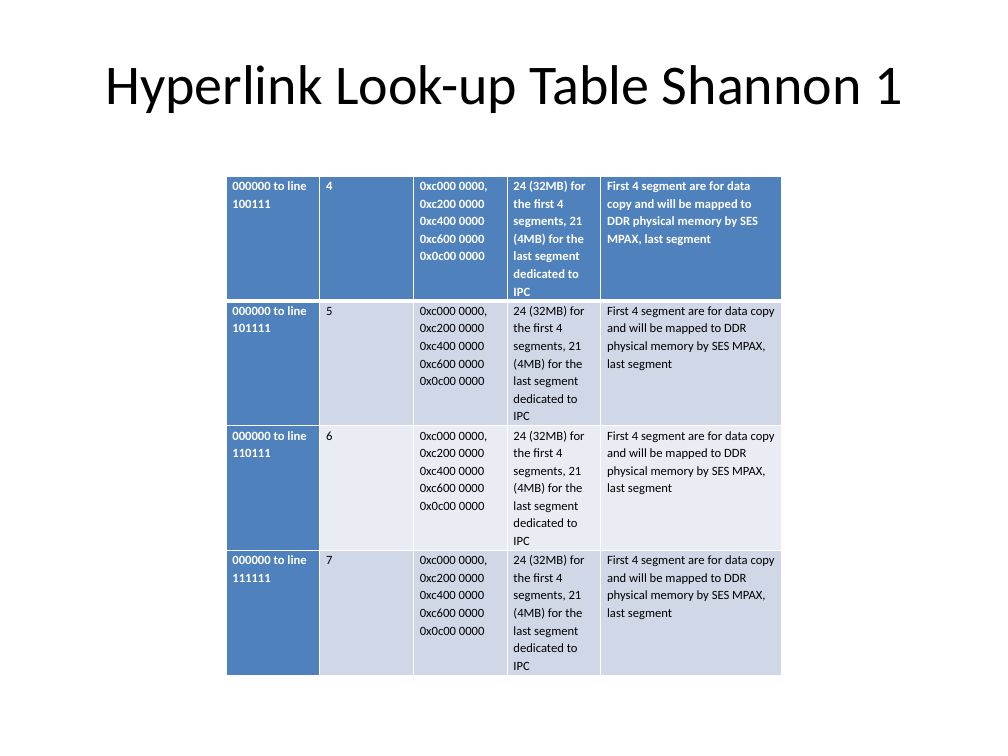
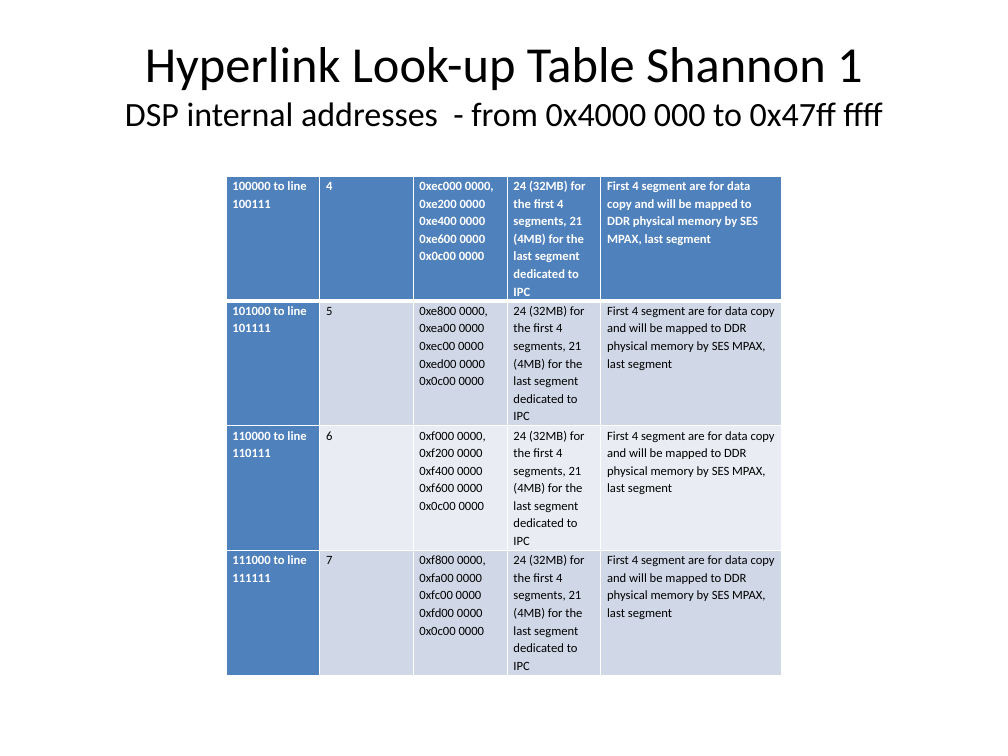
Before and after one commit to hari1989/keystone-workshop, a slide deck: slide 35 of preliminary/Working/presentations/Implementation_of_ProDrive_Model.pptx (slide 34 before the commit). Drawn at 1008x756 pixels with LibreOffice and Linux fonts; fonts in the diff are those of the drawing. Boxes give left, top, right and bottom in pixels: in the first picture for what was removed or moved away, otherwise in the second. Text is boxed around its words. In the diff, an @@ line names an element or a change of style, - is before the commit and + after.

```diff
--- a/preliminary/Working/presentations/Implementation_of_ProDrive_Model.pptx
+++ b/preliminary/Working/presentations/Implementation_of_ProDrive_Model.pptx
@@ title at box(125, 47, 882, 127): text changed; size 40 to 24.3 pt @@
-Hyperlink Look-up Table Shannon 1
+Hyperlink Look-up Table Shannon 1
+DSP internal addresses - from 0x4000 000 to 0x47ff ffff
@@ table at box(226, 176, 782, 675) @@
-row 1, column 1: 000000 to line 100111
+row 1, column 1: 100000 to line 100111
-row 1, column 3: 0xc000 0000, / 0xc200 0000 / 0xc400 0000 / 0xc600 0000 / 0x0c00 0000
+row 1, column 3: 0xec000 0000, / 0xe200 0000 / 0xe400 0000 / 0xe600 0000 / 0x0c00 0000
-row 2, column 1: 000000 to line 101111
+row 2, column 1: 101000 to line 101111
-row 2, column 3: 0xc000 0000, / 0xc200 0000 / 0xc400 0000 / 0xc600 0000 / 0x0c00 0000
+row 2, column 3: 0xe800 0000, / 0xea00 0000 / 0xec00 0000 / 0xed00 0000 / 0x0c00 0000
-row 3, column 1: 000000 to line 110111
+row 3, column 1: 110000 to line 110111
-row 3, column 3: 0xc000 0000, / 0xc200 0000 / 0xc400 0000 / 0xc600 0000 / 0x0c00 0000
+row 3, column 3: 0xf000 0000, / 0xf200 0000 / 0xf400 0000 / 0xf600 0000 / 0x0c00 0000
-row 4, column 1: 000000 to line 111111
+row 4, column 1: 111000 to line 111111
-row 4, column 3: 0xc000 0000, / 0xc200 0000 / 0xc400 0000 / 0xc600 0000 / 0x0c00 0000
+row 4, column 3: 0xf800 0000, / 0xfa00 0000 / 0xfc00 0000 / 0xfd00 0000 / 0x0c00 0000
```
Also in this commit, not shown: 21 other slides changed, 34 slides added.
